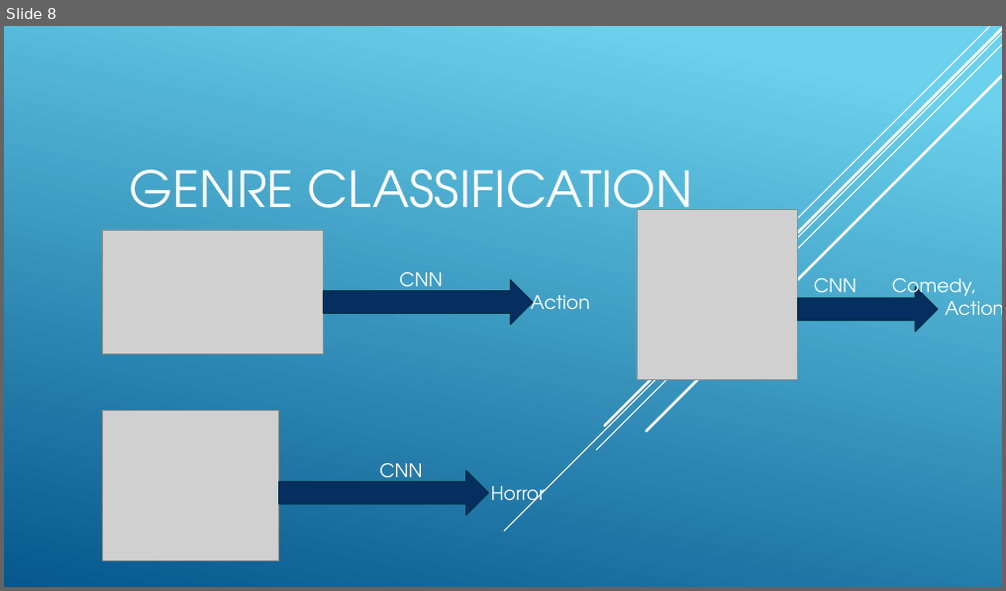
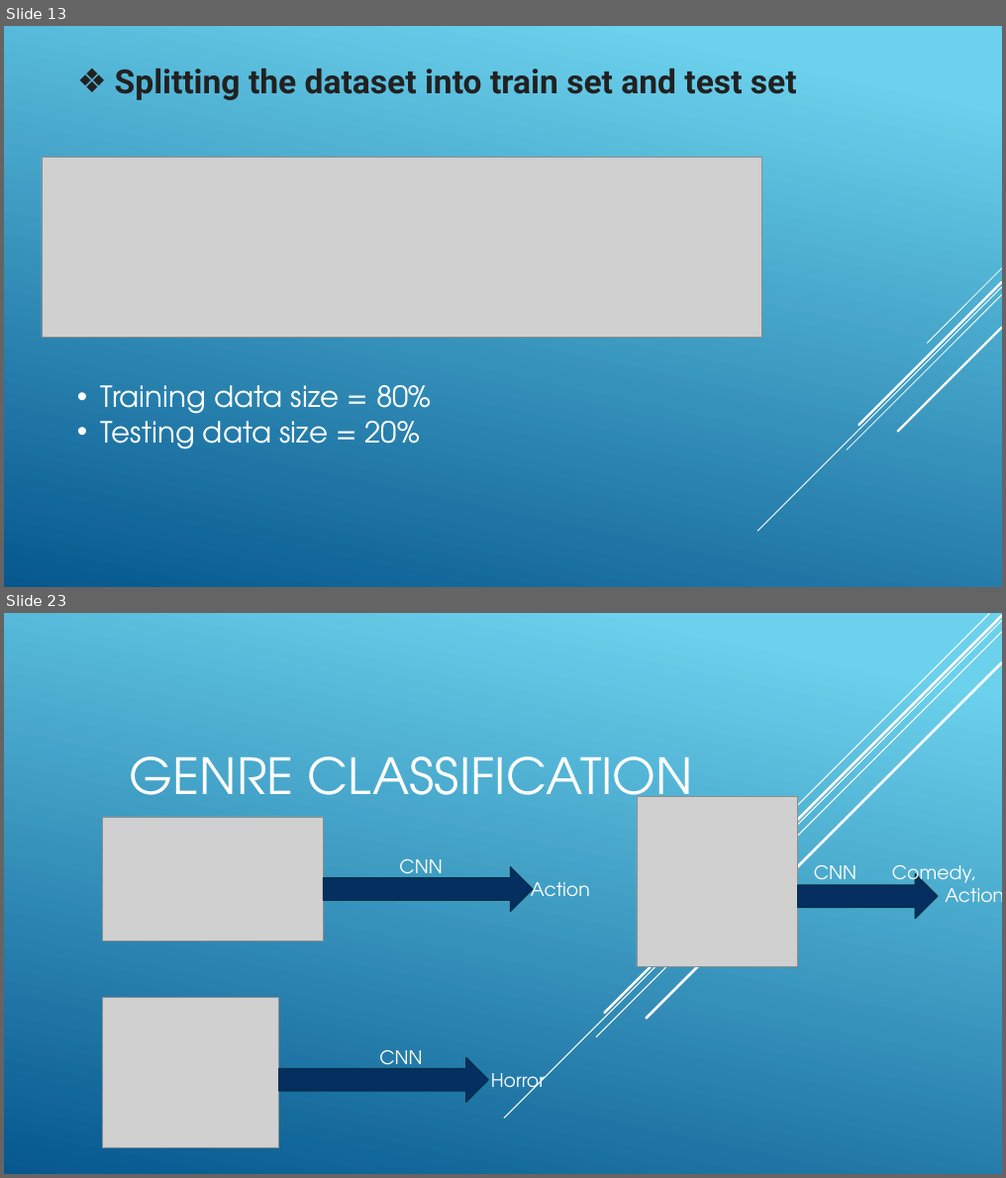
Before and after one commit to jordantangy/MoviePosterClassification-CNN, a slide deck: Slide Show.pptx. Shown one above the other, each under a label of ours: slide 8 before the commit, slides 13 and 23 after it; the slides between them are not shown. The pictures are 1006x591 and 1006x1178 pixels, drawn with LibreOffice and Linux fonts; fonts in the diff are those of the drawing; grey boxes stand for pictures. Boxes give left, top, right and bottom in pixels: in the first picture for what was removed or moved away, otherwise in the second. Text is boxed around its words. In the diff, an @@ line names an element or a change of style, - is before the commit and + after.

```diff
--- a/Slide Show.pptx
+++ b/Slide Show.pptx
@@ slide 13 added at (x1=4, y1=26, x2=1002, y2=587), background gradient #6ED2EB to #06588E @@
@@ text added at (x1=115, y1=69, x2=797, y2=100), 32 pt, text #212121, bold @@
+❖ Splitting the dataset into train set and test set
@@ picture added at (x1=42, y1=158, x2=761, y2=338) @@
@@ group added at (x1=757, y1=269, x2=1002, y2=531): 5 lines @@
@@ text added at (x1=101, y1=385, x2=431, y2=450), 28 pt, text #FFFFFF @@
+• Training data size = 80%
+• Testing data size = 20%
@@ what was slide 8 is now slide 23 @@
```
Also in this commit, not shown: 1 slide changed, 14 other slides added, 4 other files.
